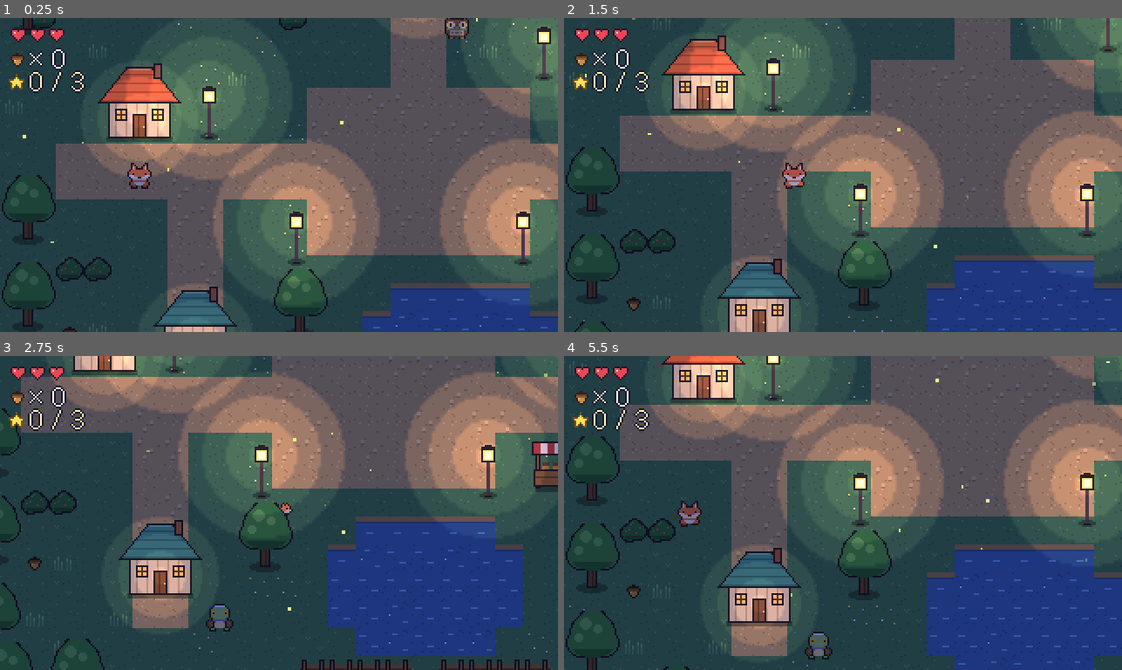
Above: before the commit, frames 1-4 (two rows, left to right).
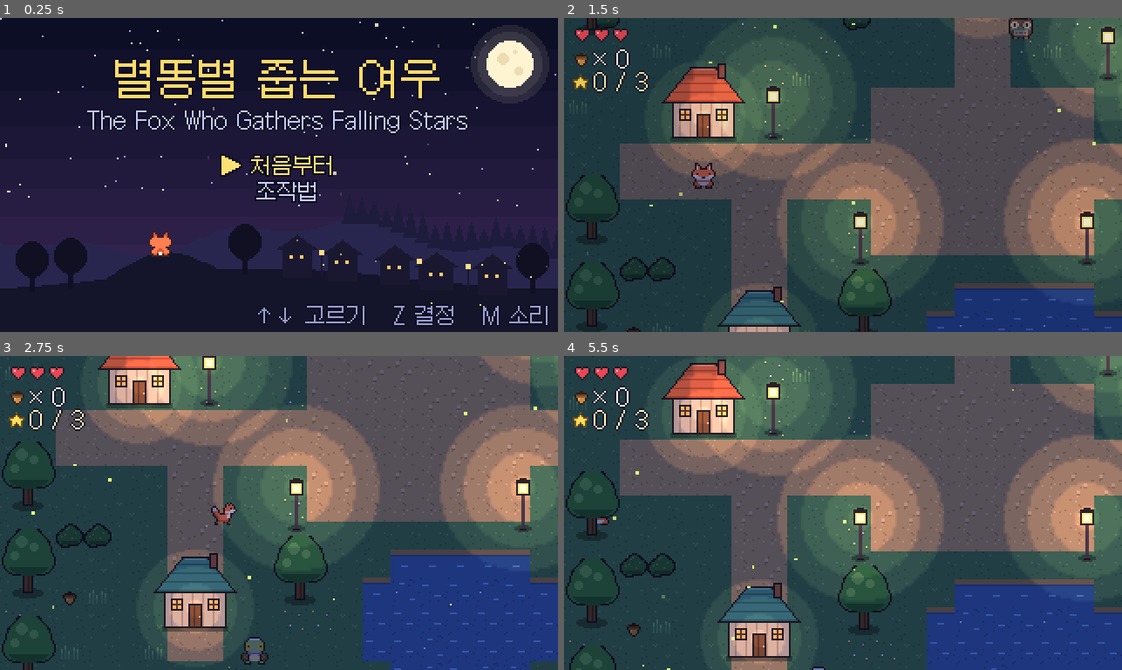
Above: after the commit, the same moments.

Repository: passedcloud-cmd/trymakegame
Game: Godot game, scene res://scenes/title.tscn
The game is run twice, just before and just after one commit, with the same random seed, the same clock (stepped at 60 frames per second) and the same inputs. Before the commit the project starts from res://scenes/main.tscn.
Inputs:
- Up to frame 1 (0.25 s): no input
- Up to frame 2 (1.5 s): hold Right (ui_right) 0.53-1.28 s; hold X (attack) 0.53-1.28 s; tap Z (interact) at 0.8, 1.35 s; hold Down (ui_down) from 1.28 s (still down)
- Up to frame 3 (2.75 s): tap V (starlight) at 1.55, 2.1 s; release Down (ui_down) at 2.03 s; hold Right (ui_right) from 2.03 s (still down); hold X (attack) from 2.03 s (still down)
- Up to frame 4 (5.5 s): release Right (ui_right) at 2.78 s; release X (attack) at 2.78 s; hold Up (ui_up) 2.78-3.53 s; tap X (attack) at 2.85, 4.55 s; tap Z (interact) at 3.05, 4.35 s; hold Left (ui_left) 3.53-5.03 s; tap C (dash) at 3.6 s; tap V (starlight) at 3.8, 5.1 s; tap Escape (ui_cancel) at 4.15 s; hold Down (ui_down) from 5.03 s (still down); hold Z (interact) from 5.03 s (still down)

The runs differ from the first frame. In frame 1, 97% of the frame differs, in the area x 0-100%, y 0-100%; in frame 2, 39%; in frame 3, 53%; in frame 4, 43%.

Commit message:
타이틀 화면과 자동 저장/이어하기 추가
- 타이틀 화면: 밤하늘, 달, 떨어지는 별똥별, 반짝이는 별과 반딧불이, 언덕 위의 코랄
- 메뉴: 이어하기(저장이 있을 때만) / 처음부터(기록이 있으면 한 번 더 확인) / 조작법
- GameState에 저장/불러오기/지우기 추가 (user://save.json, 웹에서는 브라우저에 저장)
- 대화가 끝날 때, 맵에 들어갈 때, 도토리를 줍거나 장막을 걷을 때 자동 저장
- 게임 시작 장면을 타이틀 화면으로 변경

Co-Authored-By: Claude Opus 5.5 <noreply@anthropic.com>
Claude-Session: https://claude.ai/code/session_013dURMXEwfX9pmMf13tBkk7

Diff:
--- a/project.godot
+++ b/project.godot
@@ -6,7 +6,7 @@
 [application]
 
 config/name="별똥별 줍는 여우"
-run/main_scene="res://scenes/main.tscn"
+run/main_scene="res://scenes/title.tscn"
 config/features=PackedStringArray("4.4", "GL Compatibility")
 config/icon="res://icon.svg"
 
--- /dev/null
+++ b/scenes/title.tscn
@@ -0,0 +1,160 @@
+[gd_scene load_steps=8 format=3]
+
+[ext_resource type="Script" path="res://scripts/title.gd" id="1_title"]
+[ext_resource type="Texture2D" path="res://assets/title/title_bg.png" id="2_bg"]
+[ext_resource type="Texture2D" path="res://assets/coral.png" id="3_coral"]
+
+[sub_resource type="Gradient" id="Gradient_twinkle"]
+offsets = PackedFloat32Array(0, 0.5, 1)
+colors = PackedColorArray(1, 0.95, 0.8, 0, 1, 0.95, 0.8, 1, 1, 0.95, 0.8, 0)
+
+[sub_resource type="Gradient" id="Gradient_firefly"]
+offsets = PackedFloat32Array(0, 0.3, 0.7, 1)
+colors = PackedColorArray(0.9, 1, 0.5, 0, 0.9, 1, 0.5, 1, 0.9, 1, 0.5, 1, 0.9, 1, 0.5, 0)
+
+[sub_resource type="StyleBoxFlat" id="StyleBoxFlat_panel"]
+bg_color = Color(0.1, 0.1, 0.18, 0.95)
+border_width_left = 1
+border_width_top = 1
+border_width_right = 1
+border_width_bottom = 1
+border_color = Color(1, 0.95, 0.84, 1)
+anti_aliasing = false
+
+[node name="Title" type="Control"]
+layout_mode = 3
+anchors_preset = 15
+anchor_right = 1.0
+anchor_bottom = 1.0
+script = ExtResource("1_title")
+
+[node name="Background" type="TextureRect" parent="."]
+layout_mode = 0
+offset_right = 320.0
+offset_bottom = 180.0
+texture = ExtResource("2_bg")
+
+[node name="Sky" type="Node2D" parent="."]
+
+[node name="Twinkles" type="CPUParticles2D" parent="Sky"]
+position = Vector2(160, 55)
+amount = 18
+lifetime = 2.0
+preprocess = 2.0
+emission_shape = 3
+emission_rect_extents = Vector2(160, 55)
+gravity = Vector2(0, 0)
+scale_amount_max = 2.0
+color_ramp = SubResource("Gradient_twinkle")
+
+[node name="Fireflies" type="CPUParticles2D" parent="Sky"]
+position = Vector2(230, 150)
+amount = 14
+lifetime = 4.0
+preprocess = 4.0
+emission_shape = 3
+emission_rect_extents = Vector2(80, 16)
+direction = Vector2(0, -1)
+spread = 180.0
+gravity = Vector2(0, 0)
+initial_velocity_min = 2.0
+initial_velocity_max = 5.0
+tangential_accel_min = -5.0
+tangential_accel_max = 5.0
+color_ramp = SubResource("Gradient_firefly")
+
+[node name="Coral" type="Sprite2D" parent="."]
+position = Vector2(92, 128)
+texture = ExtResource("3_coral")
+hframes = 4
+vframes = 3
+frame = 4
+
+[node name="TitleText" type="Label" parent="."]
+layout_mode = 0
+offset_top = 22.0
+offset_right = 320.0
+offset_bottom = 50.0
+theme_override_colors/font_color = Color(1, 0.86, 0.42, 1)
+theme_override_colors/font_outline_color = Color(0.06, 0.05, 0.14, 1)
+theme_override_constants/outline_size = 4
+theme_override_font_sizes/font_size = 24
+text = "별똥별 줍는 여우"
+horizontal_alignment = 1
+
+[node name="Subtitle" type="Label" parent="."]
+layout_mode = 0
+offset_top = 52.0
+offset_right = 320.0
+offset_bottom = 66.0
+theme_override_colors/font_color = Color(0.75, 0.78, 0.95, 1)
+theme_override_colors/font_outline_color = Color(0.06, 0.05, 0.14, 1)
+theme_override_constants/outline_size = 2
+text = "The Fox Who Gathers Falling Stars"
+horizontal_alignment = 1
+
+[node name="Menu" type="VBoxContainer" parent="."]
+layout_mode = 0
+offset_left = 110.0
+offset_top = 78.0
+offset_right = 210.0
+offset_bottom = 124.0
+theme_override_constants/separation = 1
+
+[node name="Confirm" type="Label" parent="."]
+layout_mode = 0
+offset_left = 40.0
+offset_top = 80.0
+offset_right = 280.0
+offset_bottom = 124.0
+theme_override_colors/font_color = Color(1, 0.8, 0.7, 1)
+theme_override_colors/font_outline_color = Color(0.06, 0.05, 0.14, 1)
+theme_override_constants/outline_size = 3
+text = "저장된 기록이 지워져요.
+정말 처음부터 시작할까요?
+Z: 예    X: 아니요"
+horizontal_alignment = 1
+
+[node name="Help" type="Label" parent="."]
+layout_mode = 0
+offset_left = 4.0
+offset_top = 164.0
+offset_right = 316.0
+offset_bottom = 178.0
+theme_override_colors/font_color = Color(0.6, 0.62, 0.8, 1)
+theme_override_colors/font_outline_color = Color(0.06, 0.05, 0.14, 1)
+theme_override_constants/outline_size = 2
+text = "↑↓ 고르기   Z 결정   M 소리"
+horizontal_alignment = 2
+
+[node name="ControlsPanel" type="Panel" parent="."]
+layout_mode = 0
+offset_left = 50.0
+offset_top = 10.0
+offset_right = 270.0
+offset_bottom = 170.0
+theme_override_styles/panel = SubResource("StyleBoxFlat_panel")
+
+[node name="Text" type="Label" parent="ControlsPanel"]
+layout_mode = 0
+offset_left = 12.0
+offset_top = 6.0
+offset_right = 208.0
+offset_bottom = 136.0
+theme_override_colors/font_color = Color(1, 0.98, 0.92, 1)
+text = "★ 조작법 ★
+방향키 ········· 이동
+Z / 스페이스 ··· 대화, 결정
+X ················ 꼬리 휘두르기
+C / Shift ······· 대시
+V ················ 별빛
+M ················ 소리 끄기/켜기"
+
+[node name="Close" type="Label" parent="ControlsPanel"]
+layout_mode = 0
+offset_top = 140.0
+offset_right = 220.0
+offset_bottom = 154.0
+theme_override_colors/font_color = Color(0.6, 0.62, 0.8, 1)
+text = "(Z를 누르면 닫혀요)"
+horizontal_alignment = 1
--- a/scripts/acorn.gd
+++ b/scripts/acorn.gd
@@ -24,6 +24,7 @@
 		Sound.play("pickup")
 		GameState.acorns += 1
 		GameState.flags[pickup_key()] = true
+		GameState.save_game()
 		queue_free()
 
 
--- a/scripts/dialogue_box.gd
+++ b/scripts/dialogue_box.gd
@@ -204,6 +204,7 @@
 
 func close() -> void:
 	is_open = false
+	GameState.save_game.call_deferred()
 	choice_panel.hide()
 	hide()
 	finished.emit()
--- a/scripts/game_state.gd
+++ b/scripts/game_state.gd
@@ -49,6 +49,61 @@
 	return flags.get("has_starlight", false)
 
 
+# ── 저장하기 ──────────────────────────────────────────
+# 저장 파일은 컴퓨터(웹 버전은 브라우저)의 user:// 폴더에 있어요.
+
+const SAVE_PATH := "user://save.json"
+const TITLE_SCENE := "res://scenes/title.tscn"
+
+
+## 지금 진행 상황을 저장해요. (대화가 끝날 때, 맵에 들어갈 때 등 자동으로 불려요)
+func save_game() -> void:
+	var scene := get_tree().current_scene
+	if scene == null or scene.scene_file_path == "" or scene.scene_file_path == TITLE_SCENE:
+		return  # 타이틀 화면에서는 저장하지 않아요.
+	var data := {
+		"scene": scene.scene_file_path,
+		"spawn": next_spawn,
+		"acorns": acorns,
+		"stars_returned": stars_returned,
+		"bonus_hearts": bonus_hearts,
+		"starlight_on": starlight_on,
+		"flags": flags,
+	}
+	var file := FileAccess.open(SAVE_PATH, FileAccess.WRITE)
+	if file:
+		file.store_string(JSON.stringify(data))
+
+
+## 저장 파일이 있는지 알려줘요.
+func has_save() -> bool:
+	return FileAccess.file_exists(SAVE_PATH)
+
+
+## 저장한 진행 상황을 불러와요. 이어서 시작할 맵과 출발 지점을 돌려줘요.
+func load_game() -> Dictionary:
+	var file := FileAccess.open(SAVE_PATH, FileAccess.READ)
+	if file == null:
+		return {}
+	var data = JSON.parse_string(file.get_as_text())
+	if typeof(data) != TYPE_DICTIONARY:
+		return {}
+	acorns = int(data.get("acorns", 0))
+	stars_returned = int(data.get("stars_returned", 0))
+	bonus_hearts = int(data.get("bonus_hearts", 0))
+	starlight_on = bool(data.get("starlight_on", false))
+	flags = data.get("flags", {})
+	next_spawn = str(data.get("spawn", ""))
+	return {"scene": str(data.get("scene", "res://scenes/main.tscn")), "spawn": next_spawn}
+
+
+## 저장 파일을 지워요. (처음부터 시작할 때)
+func delete_save() -> void:
+	var dir := DirAccess.open("user://")
+	if dir and has_save():
+		dir.remove(SAVE_PATH.get_file())
+
+
 ## 게임을 처음부터 다시 시작할 때 모두 지워요.
 func reset() -> void:
 	acorns = 0
--- a/scripts/shadow_veil.gd
+++ b/scripts/shadow_veil.gd
@@ -29,6 +29,7 @@
 	is_fading = true
 	Sound.play("dispel", 0.0, 1.0, 0.0)
 	GameState.flags[flag_key()] = true
+	GameState.save_game()
 	$CollisionShape2D.set_deferred("disabled", true)
 	var tween := create_tween().set_parallel()
 	tween.tween_property($Sprite2D, "modulate:a", 0.0, 0.8)
--- /dev/null
+++ b/scripts/title.gd
@@ -0,0 +1,135 @@
+extends Control
+## 타이틀 화면: 이어하기 / 처음부터 / 조작법을 골라요.
+
+const FIRST_MAP := "res://scenes/main.tscn"
+const SHOOTING_STAR := preload("res://assets/title/shooting_star.png")
+
+@onready var menu: VBoxContainer = $Menu
+@onready var controls_panel: Panel = $ControlsPanel
+@onready var confirm_label: Label = $Confirm
+@onready var coral: Sprite2D = $Coral
+
+var options: Array[String] = []
+var index := 0
+var waiting_confirm := false   # "정말 처음부터?"를 묻는 중
+var started := false
+var time := 0.0
+var next_shooting_star := 1.0
+
+
+func _ready() -> void:
+	Sound.play_music("village")
+	controls_panel.hide()
+	confirm_label.hide()
+	if GameState.has_save():
+		options.append("이어하기")
+	options.append_array(["처음부터", "조작법"])
+	build_menu()
+
+
+func build_menu() -> void:
+	for child in menu.get_children():
+		child.queue_free()
+	for i in options.size():
+		var label := Label.new()
+		label.horizontal_alignment = HORIZONTAL_ALIGNMENT_CENTER
+		label.text = ("▶ " if i == index else "  ") + options[i]
+		label.add_theme_color_override("font_color", Color(1, 0.88, 0.45) if i == index else Color(0.78, 0.8, 0.95))
+		label.add_theme_color_override("font_outline_color", Color(0.06, 0.05, 0.14))
+		label.add_theme_constant_override("outline_size", 3)
+		menu.add_child(label)
+
+
+func _process(delta: float) -> void:
+	time += delta
+	# 코랄이 숨 쉬듯 살짝 들썩이고, 가끔 꼬리를 흔들어요.
+	coral.position.y = 128 + (1 if int(time * 1.5) % 2 == 0 else 0)
+	# 가끔 별똥별이 떨어져요.
+	next_shooting_star -= delta
+	if next_shooting_star <= 0.0:
+		next_shooting_star = randf_range(1.5, 3.5)
+		spawn_shooting_star()
+
+
+func spawn_shooting_star() -> void:
+	var star := Sprite2D.new()
+	star.texture = SHOOTING_STAR
+	var start := Vector2(randf_range(40, 300), randf_range(4, 50))
+	var direction := Vector2(-1, 0.45).normalized()
+	star.position = start
+	star.rotation = direction.angle() + PI  # 꼬리가 뒤쪽으로 오게
+	star.modulate.a = 0.0
+	$Sky.add_child(star)
+	var tween := star.create_tween().set_parallel()
+	tween.tween_property(star, "position", start + direction * 90.0, 0.8)
+	tween.tween_property(star, "modulate:a", 1.0, 0.15)
+	tween.tween_property(star, "modulate:a", 0.0, 0.4).set_delay(0.4)
+	tween.chain().tween_callback(star.queue_free)
+
+
+func _unhandled_input(event: InputEvent) -> void:
+	if started:
+		return
+
+	# 조작법 창이 열려 있으면 아무 키나 누르면 닫혀요.
+	if controls_panel.visible:
+		if event.is_action_pressed("interact") or event.is_action_pressed("attack") or event.is_action_pressed("ui_cancel"):
+			controls_panel.hide()
+			Sound.play("cursor", 0.0, 1.0, 0.0)
+			get_viewport().set_input_as_handled()
+		return
+
+	# "정말 처음부터 시작할까요?" 대답 기다리기
+	if waiting_confirm:
+		if event.is_action_pressed("interact"):
+			GameState.delete_save()
+			start_new_game()
+		elif event.is_action_pressed("attack") or event.is_action_pressed("ui_cancel"):
+			waiting_confirm = false
+			confirm_label.hide()
+			menu.show()
+			Sound.play("cursor", 0.0, 1.0, 0.0)
+		get_viewport().set_input_as_handled()
+		return
+
+	if event.is_action_pressed("ui_up") or event.is_action_pressed("ui_down"):
+		index = wrapi(index + (-1 if event.is_action_pressed("ui_up") else 1), 0, options.size())
+		Sound.play("cursor", 0.0, 1.0, 0.0)
+		build_menu()
+		get_viewport().set_input_as_handled()
+	elif event.is_action_pressed("interact"):
+		get_viewport().set_input_as_handled()
+		choose(options[index])
+
+
+func choose(option: String) -> void:
+	match option:
+		"이어하기":
+			var save := GameState.load_game()
+			if save.is_empty():
+				start_new_game()
+				return
+			start(save.scene, save.spawn)
+		"처음부터":
+			if GameState.has_save():
+				# 저장된 기록이 있으면 한 번 더 물어봐요.
+				waiting_confirm = true
+				menu.hide()
+				confirm_label.show()
+				Sound.play("cursor", 0.0, 1.0, 0.0)
+			else:
+				start_new_game()
+		"조작법":
+			controls_panel.show()
+			Sound.play("select", 0.0, 1.0, 0.0)
+
+
+func start_new_game() -> void:
+	GameState.reset()
+	start(FIRST_MAP, "")
+
+
+func start(scene_path: String, spawn: String) -> void:
+	started = true
+	Sound.play("select", 0.0, 1.0, 0.0)
+	Transition.go(scene_path, spawn)
--- a/scripts/transition.gd
+++ b/scripts/transition.gd
@@ -18,6 +18,7 @@
 	# 새 맵이 준비될 때까지 잠깐 기다려요.
 	await get_tree().process_frame
 	await get_tree().process_frame
+	GameState.save_game()
 
 	tween = create_tween()
 	tween.tween_property(fade, "color:a", 0.0, 0.35)
Binary file added: assets/title/shooting_star.png
Not shown, added: assets/title/shooting_star.png.import
Binary file added: assets/title/title_bg.png
Not shown, added: assets/title/title_bg.png.import
Not shown, added: scripts/title.gd.uid
Not shown, changed: README.md
Not shown, added: tools/make_title_art.py
